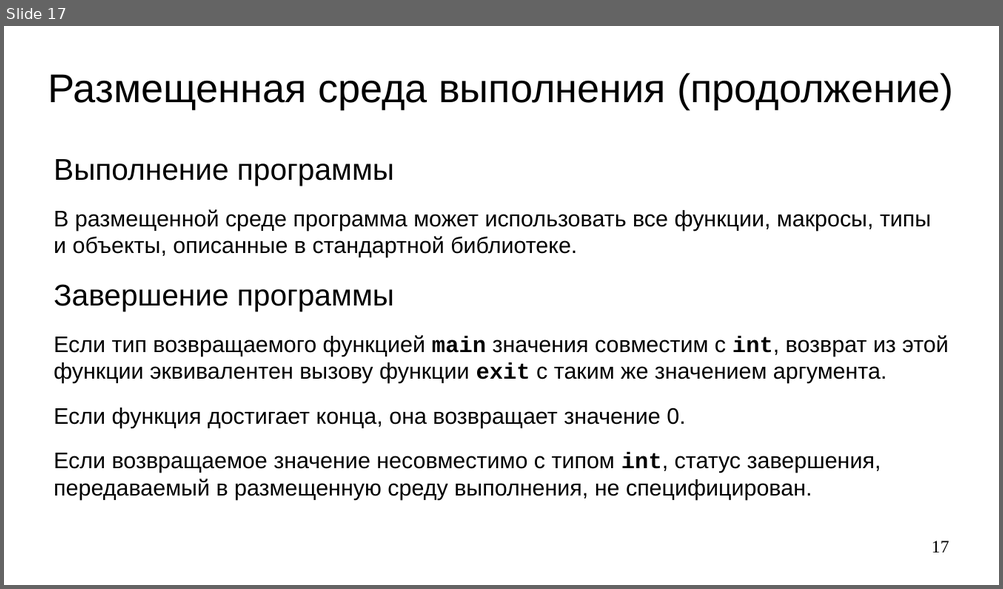
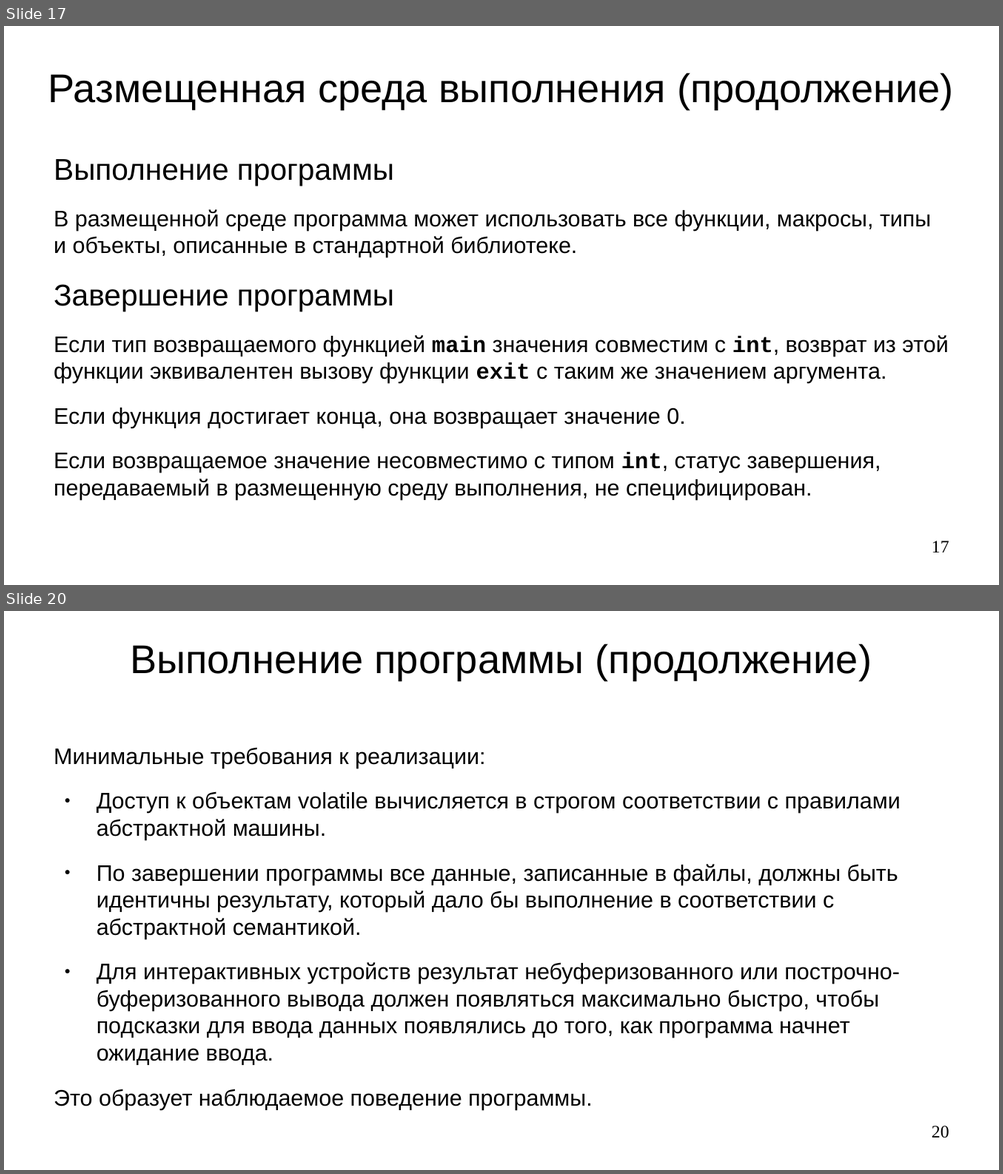
Before and after one commit to steelcraft/stud-lab, a slide deck: Лекции/CACP01.odp. Shown one above the other, each under a label of ours: slide 17 before the commit, slides 17 and 20 after it; the slides between them are not shown. The pictures are 1003x589 and 1003x1174 pixels, drawn with LibreOffice and Linux fonts; fonts in the diff are those of the drawing. Boxes give left, top, right and bottom in pixels: in the first picture for what was removed or moved away, otherwise in the second. Text is boxed around its words. In the diff, an @@ line names an element or a change of style, - is before the commit and + after.

Commit message:
Добавлен раздел "Выполнение программы" (до 5.1.2.4)

```diff
--- a/Лекции/CACP01.odp
+++ b/Лекции/CACP01.odp
@@ slide 20 added at bbox=[4, 611, 999, 1170], background #FFFFFF @@
@@ title added at bbox=[130, 644, 871, 681], 32 pt, text #000000 @@
+Выполнение программы (продолжение)
@@ text added at bbox=[54, 747, 900, 1065], 18 pt, text #000000 @@
+Минимальные требования к реализации:
+● Доступ к объектам volatile вычисляется в строгом соответствии с правилами абстрактной машины.
+● По завершении программы все данные, записанные в файлы, должны быть идентичны результату, который дало бы выполнение в соответствии с абстрактной семантикой.
+● Для интерактивных устройств результат небуферизованного или построчно-буферизованного вывода должен появляться максимально быстро, чтобы подсказки для ввода данных появлялись до того, как программа начнет ожидание ввода.
+Это образует наблюдаемое поведение программы.
@@ page number added at bbox=[931, 1126, 949, 1139], 14 pt, text #000000 @@
+20
```
Also in this commit, not shown: 2 other slides added.
